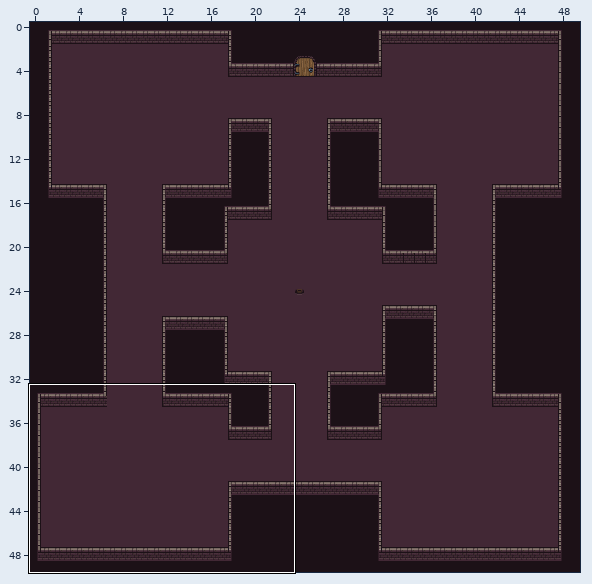
Two versions of a level (Tiled map, Super2DGameYo/res/maps/test_map3.tmx). Above: a wide view before the commit, with the close-up outlined.
Close-up. Old version:
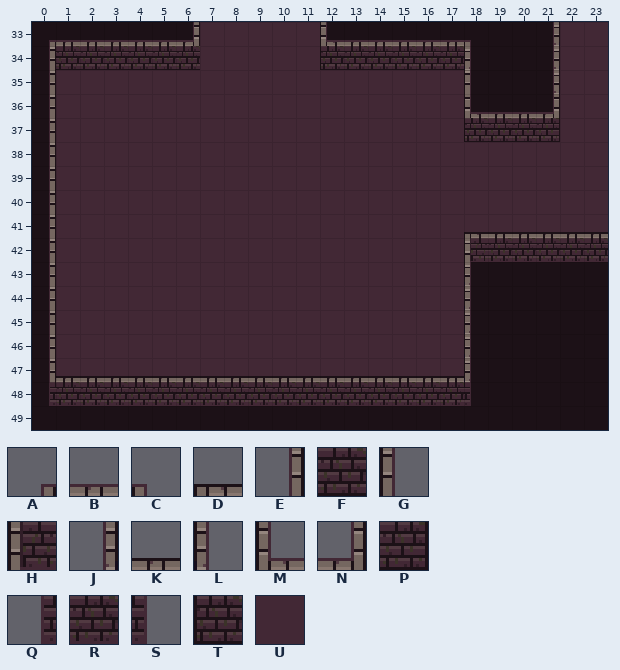
Cells are 16x16 px. Shown: x 0..23, y 33..49. The commit also changed other parts of the map, which this record leaves out.
Key: from "map_tileset": A 0, B 1, C 2, D 3, E 16, F 17, G 18, H 19, J 32, K 33, L 34, M 35, N 36, P 38, Q 48, R 49, S 50, T 51, U 114.
_ is an empty cell, # one hidden under a higher layer.
Layers that did not change in this view are not listed.
Layer "floor" before, first column x 0:
33 _______UUUUU__________UU
34 _______UUUUU__________UU
35 _UUUUUUUUUUUUUUUUU____UU
36 _UUUUUUUUUUUUUUUUU____UU
37 _UUUUUUUUUUUUUUUUU____UU
38 _UUUUUUUUUUUUUUUUUUUUUUU
39 _UUUUUUUUUUUUUUUUUUUUUUU
40 _UUUUUUUUUUUUUUUUUUUUUUU
41 _UUUUUUUUUUUUUUUUUUUUUUU
42 _UUUUUUUUUUUUUUUUU######
43 _UUUUUUUUUUUUUUUUU______
44 _UUUUUUUUUUUUUUUUU______
45 _UUUUUUUUUUUUUUUUU______
46 _UUUUUUUUUUUUUUUUU______
47 _UUUUUUUUUUUUUUUUU______
48 _#################______
49 ________________________
Layer "walls" before, first column x 0:
33 ABBBBBN_____MBBBBBC__J__
34 EFFFFFF_____TFFFFFL__J__
35 E_________________G__J__
36 E_________________MBBN__
37 E_________________TFFP__
38 E_______________________
39 E_______________________
40 E_______________________
41 E_________________DKKKKK
42 E_________________HRRRRR
43 E_________________L_____
44 E_________________L_____
45 E_________________L_____
46 E_________________L_____
47 EKKKKKKKKKKKKKKKKKL_____
48 QRRRRRRRRRRRRRRRRRS_____
49 ________________________
After the commit:
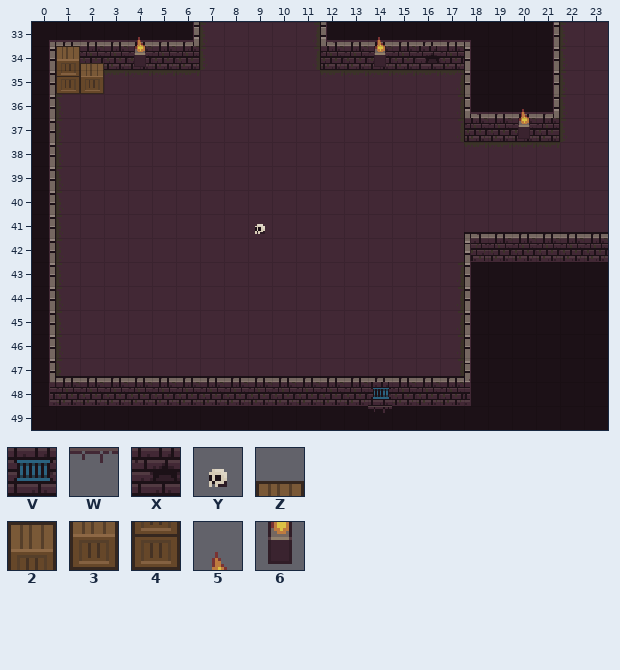
Further tiles: from "objects_tileset": V 7, W 23, X 36, Y 49, Z 101, 2 102, 3 117, 4 118, 5 152, 6 168.
Tiles of an added or newly shown layer are drawn over the layers below it.
The exact change:
Layer "floor":
Tile U gives way to one hidden under a higher layer in row 35 at x 1 to 2.
Layer "walls":
Tile J becomes tile E in rows 33 to 35 at x 21.
Tile L becomes tile G in row 34 at x 18; in rows 43 to 46 at x 18.
Tile F becomes tile P in row 34 at x 6.
Layer "objs" (added):
The author put tile 2 in row 34 at x 1.
The author put tile 3 in row 35 at x 2.
The author put tile 4 in row 35 at x 1.
The author put tile 5 in row 33 at x 4 and 14; in row 36 at x 20.
The author put tile 6 in row 34 at x 4 and 14; in row 37 at x 20.
The author put tile V in row 48 at x 14.
The author put tile W in row 49 at x 14.
The author put tile X in row 34 at x 16.
The author put tile Y in row 41 at x 9.
The author put tile Z in row 34 at x 2.
